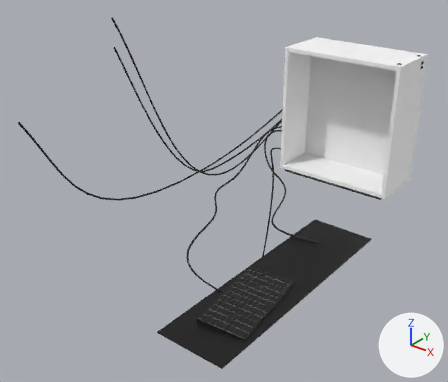
What one commit did to the glTF model public/static/models/PC.glb.
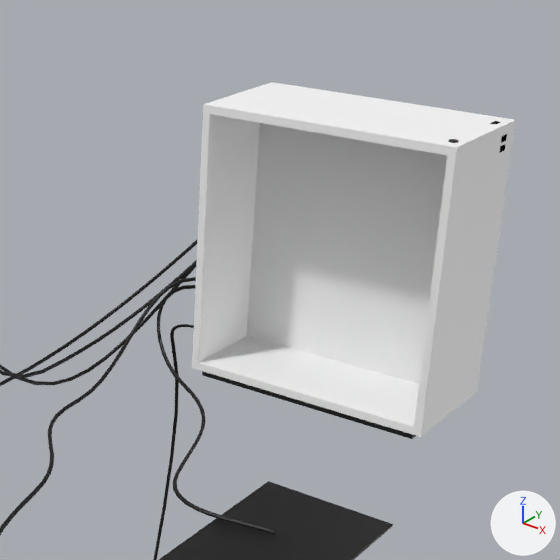
Each version is shown whole from a camera (50 mm lens) standing at (5.14, -6.62, 1.92) and looking at (-0.31, 0.19, -2.31), then close up on the part from 43% to 100% of the width and 0% to 67% of the height. Every picture has the same lights, and +X, +Y and +Z are marked at lower right. Where no turn or scale is listed for an object, it has been applied to the vertices. Vertices at the same position are counted once.

Objects in the first close-up: 'PC'.
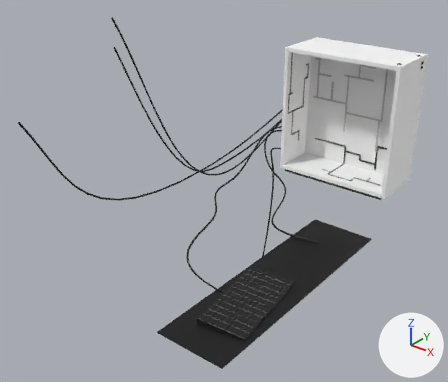
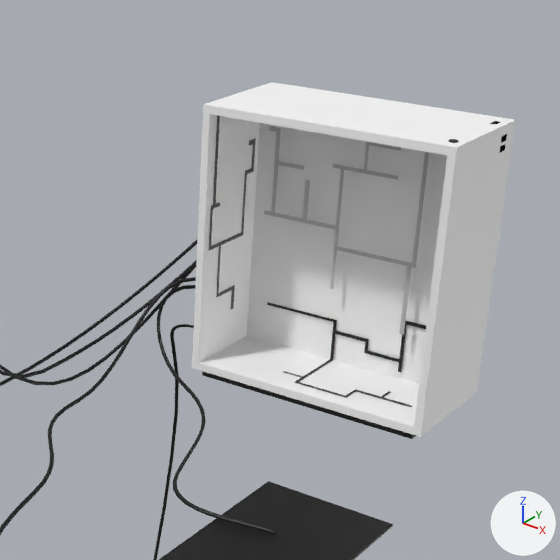
The change in detail:
Material 'Gray' (mat_gray) is new.
Its base color is (0.538, 0.538, 0.538) (light grey #c2c2c2).
me_cube_014 is used by ob_pc; location (0.595, 2.397, -1.458).
me_cube_014 had 1967 vertices, 3814 faces and spanned x -2.24..1.39, y -5.11..0.49, z -5.14..1.86.
me_cube_014 now has 2139 vertices, 3980 faces and spans x -2.24..1.39, y -5.11..0.49, z -5.14..1.86.
me_cube_014 part 1: a new loose piece of 62 vertices spanning x -0.79..0.54, y 0.13, z -0.59..0.92, in mat_gray (light grey #c2c2c2).
me_cube_014 part 2: a new loose piece of 60 vertices spanning x -0.75..0.81, y -0.35..0.22, z -1.0..-0.51, in mat_black2 (black #000000).
me_cube_014 part 3: a new loose piece of 50 vertices spanning x -0.93, y -0.43..0.25, z -0.68..1.01, in mat_black2 (black #000000).
me_cube_014 now uses material mat_gray (light grey #c2c2c2).

Pixel boxes (x1, y1, x2, y2) of what changed, in the close-ups (560 x 560 px):
part 1 of me_cube_014, added
    after: (264, 126, 429, 335)
part 2 of me_cube_014, added
    after: (267, 302, 426, 407)
part 3 of me_cube_014, added
    after: (209, 115, 256, 309)
